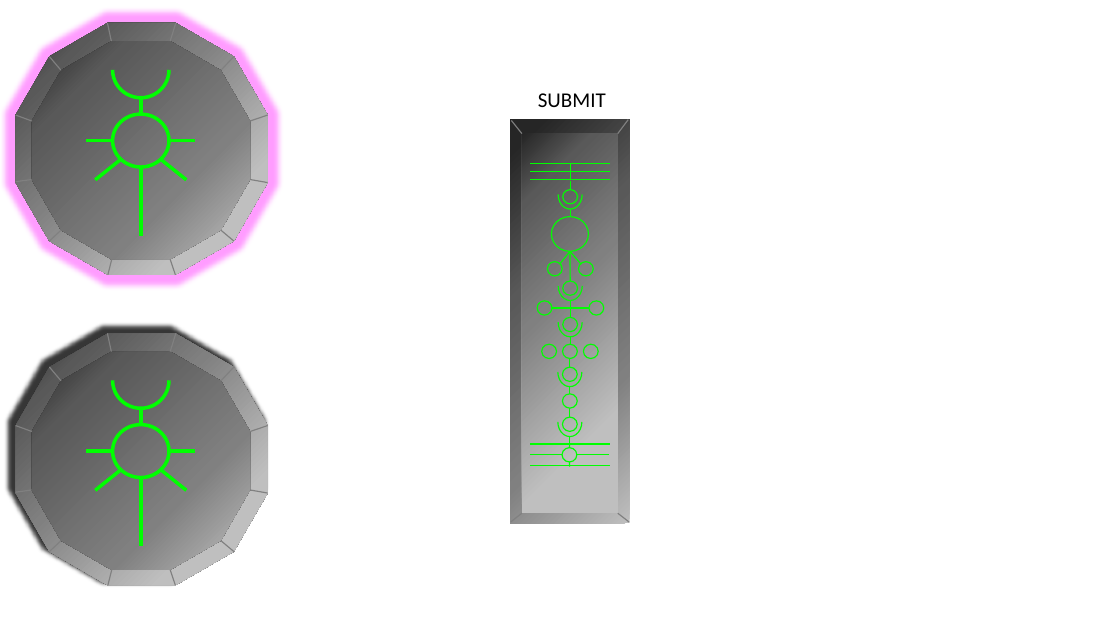
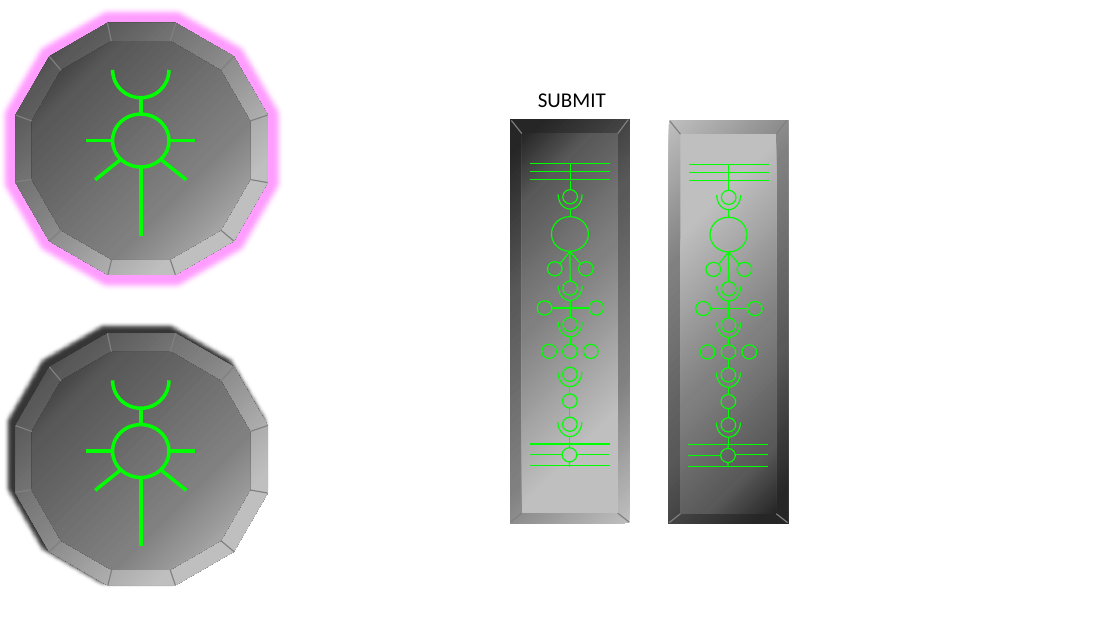
Before and after one commit to zaphodbeblebrox/DnD_Puzzle, a slide deck: slide 5 of Notes/Icons.pptx. Drawn at 1120x630 pixels with LibreOffice and Linux fonts; fonts in the diff are those of the drawing. Boxes give left, top, right and bottom in pixels: in the first picture for what was removed or moved away, otherwise in the second. Text is boxed around its words. In the diff, an @@ line names an element or a change of style, - is before the commit and + after.

```diff
--- a/Notes/Icons.pptx
+++ b/Notes/Icons.pptx
@@ group added at bbox=[669, 120, 789, 524]: 27 lines, 15 ellipses, 5 left brackets, 2 rectangles @@
```
Also in this commit, not shown: 3 other files.
